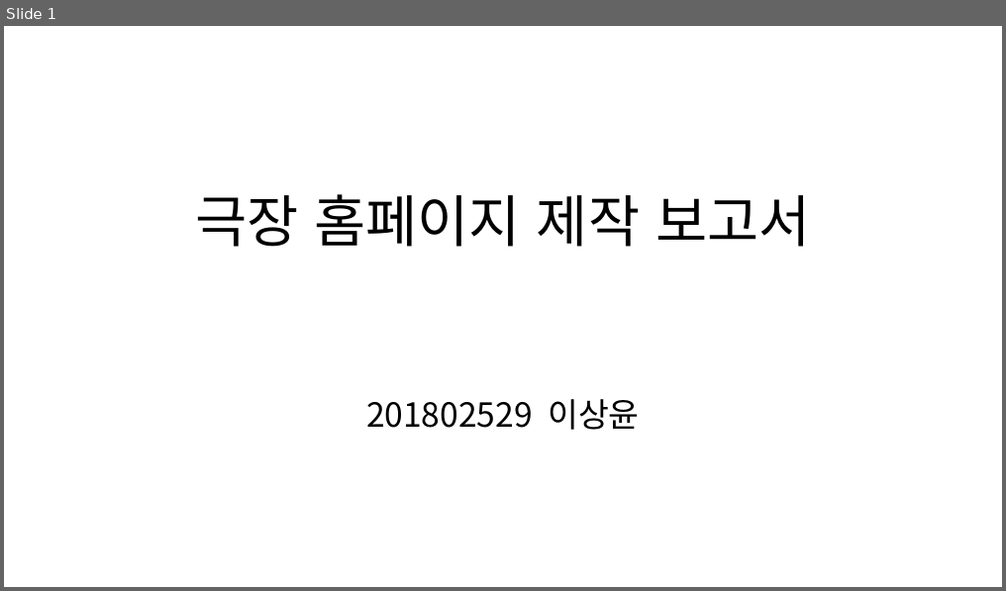
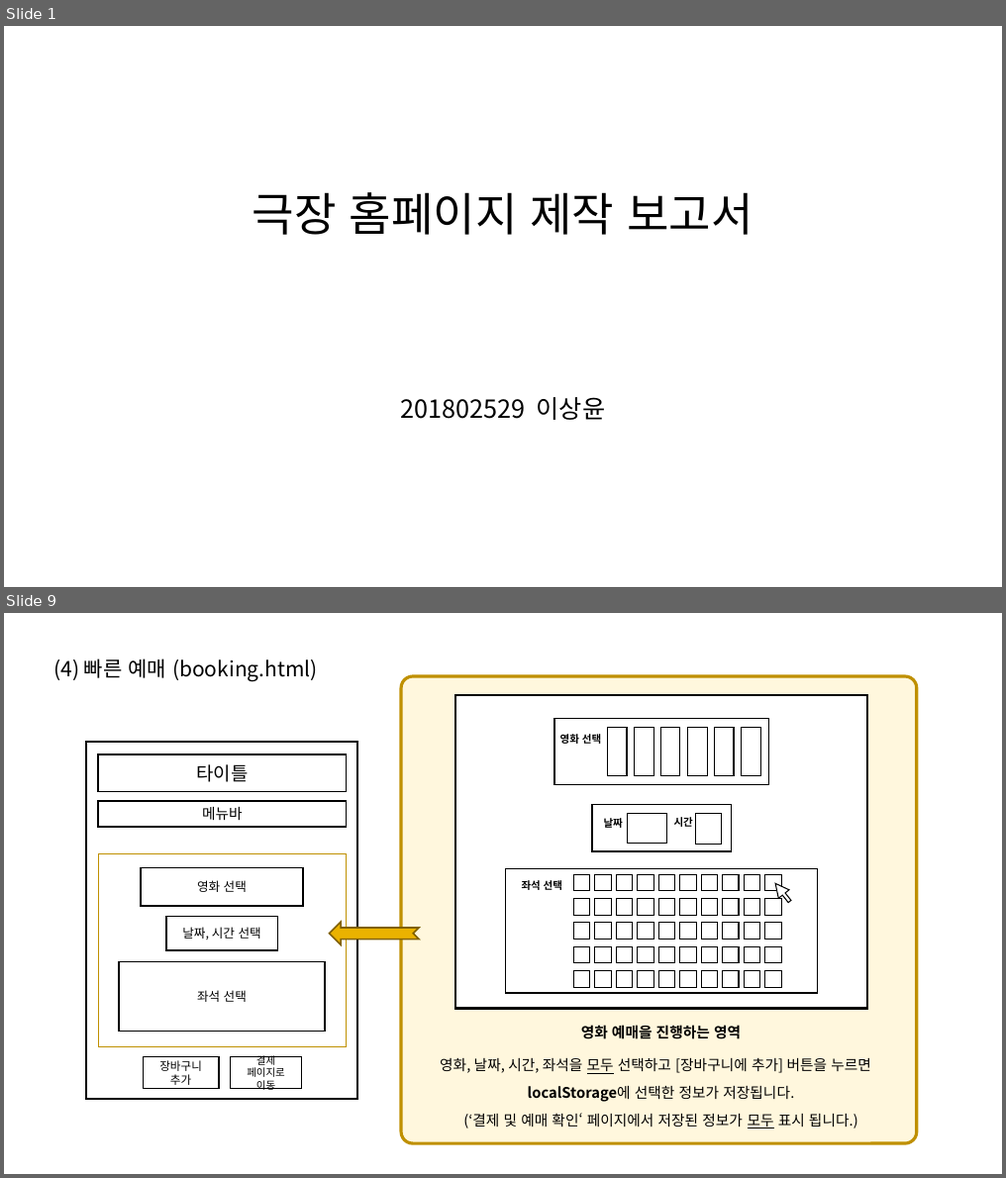
Before and after one commit to SangYoonLee1231/Cinema, a slide deck: 보고서-이상윤.pptx. Shown one above the other, each under a label of ours: slide 1 before the commit, slides 1 and 9 after it; the slides between them are not shown. The pictures are 1006x591 and 1006x1178 pixels, drawn with LibreOffice and Linux fonts; fonts in the diff are those of the drawing. Boxes give left, top, right and bottom in pixels: in the first picture for what was removed or moved away, otherwise in the second. Text is boxed around its words. In the diff, an @@ line names an element or a change of style, - is before the commit and + after.

```diff
--- a/보고서-이상윤.pptx
+++ b/보고서-이상윤.pptx
@@ slide 9 added at box(4, 613, 1002, 1174), background #FFFFFF @@
@@ text added at box(54, 659, 318, 681), 20 pt, text #000000 @@
+(4) 빠른 예매 (booking.html)
@@ rounded rectangle added at box(402, 676, 918, 1144), fill #FFF7DD, outline #BF9000 3 pt @@
@@ rectangle added at box(86, 742, 358, 1100), fill #FFFFFF, outline #000000 2 pt @@
@@ rectangle added at box(98, 755, 347, 792), fill #FFFFFF, outline #000000 1.75 pt, 18 pt, text #000000 @@
+타이틀
@@ rectangle added at box(98, 801, 347, 827), fill #FFFFFF, outline #000000 1.75 pt, 14 pt, text #000000 @@
+메뉴바
@@ group added at box(455, 695, 868, 1009): 62 rectangles, 4 texts, 1 right arrow @@
+영화 선택
+날짜
+시간
+좌석 선택
@@ notched right arrow added at box(330, 922, 420, 946), fill #EAB200, outline #806000 1.5 pt @@
@@ group added at box(98, 854, 347, 1089): 6 rectangles @@
+장바구니 추가
+결제 페이지로 이동
+영화 선택
+날짜, 시간 선택
+좌석 선택
@@ text added at box(440, 1025, 871, 1129), 14 pt, text #000000 @@
+영화 예매을 진행하는 영역
+영화, 날짜, 시간, 좌석을 모두 선택하고 [장바구니에 추가] 버튼을 누르면
+localStorage에 선택한 정보가 저장됩니다.
+(‘결제 및 예매 확인‘ 페이지에서 저장된 정보가 모두 표시 됩니다.)
@@ slide 1 changed as well @@
@@ text "극장 홈페이지 제작 보고서": place and size @@
-text "극장 홈페이지 제작 보고서" at box(195, 194, 810, 247)
+text "극장 홈페이지 제작 보고서" at box(252, 192, 752, 235)
@@ text "극장 홈페이지 제작 보고서" at box(252, 192, 752, 235): size 54 to 44 pt @@
@@ text "201802529 이상윤": place and size @@
-text "201802529 이상윤" at box(366, 399, 640, 430)
+text "201802529 이상윤" at box(401, 397, 606, 420)
@@ text "201802529 이상윤" at box(401, 397, 606, 420): size 32 to 24 pt @@
```
Also in this commit, not shown: 1 other slide changed, 8 other slides added, 1 slide removed, 18 other files.
